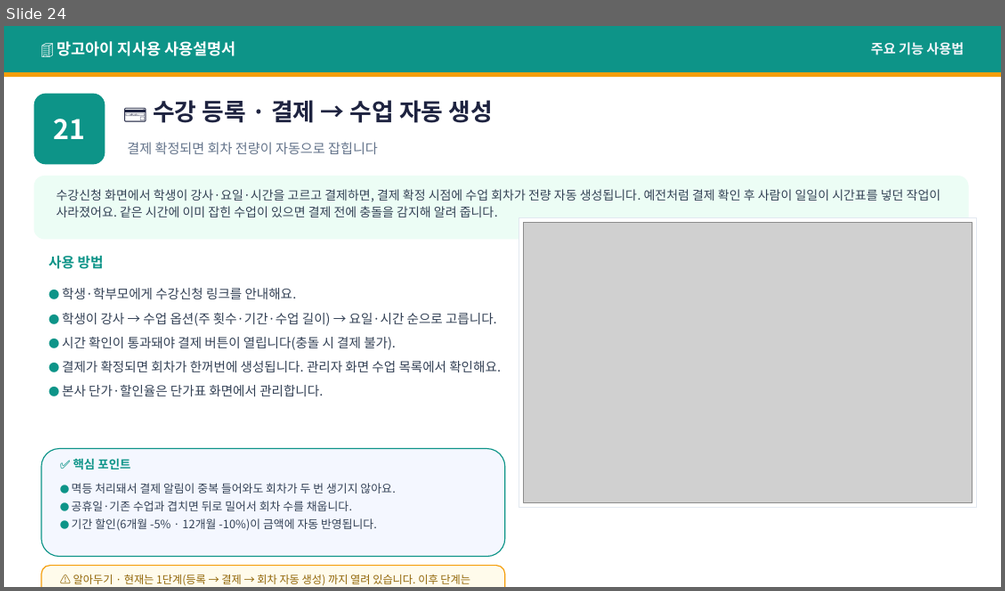
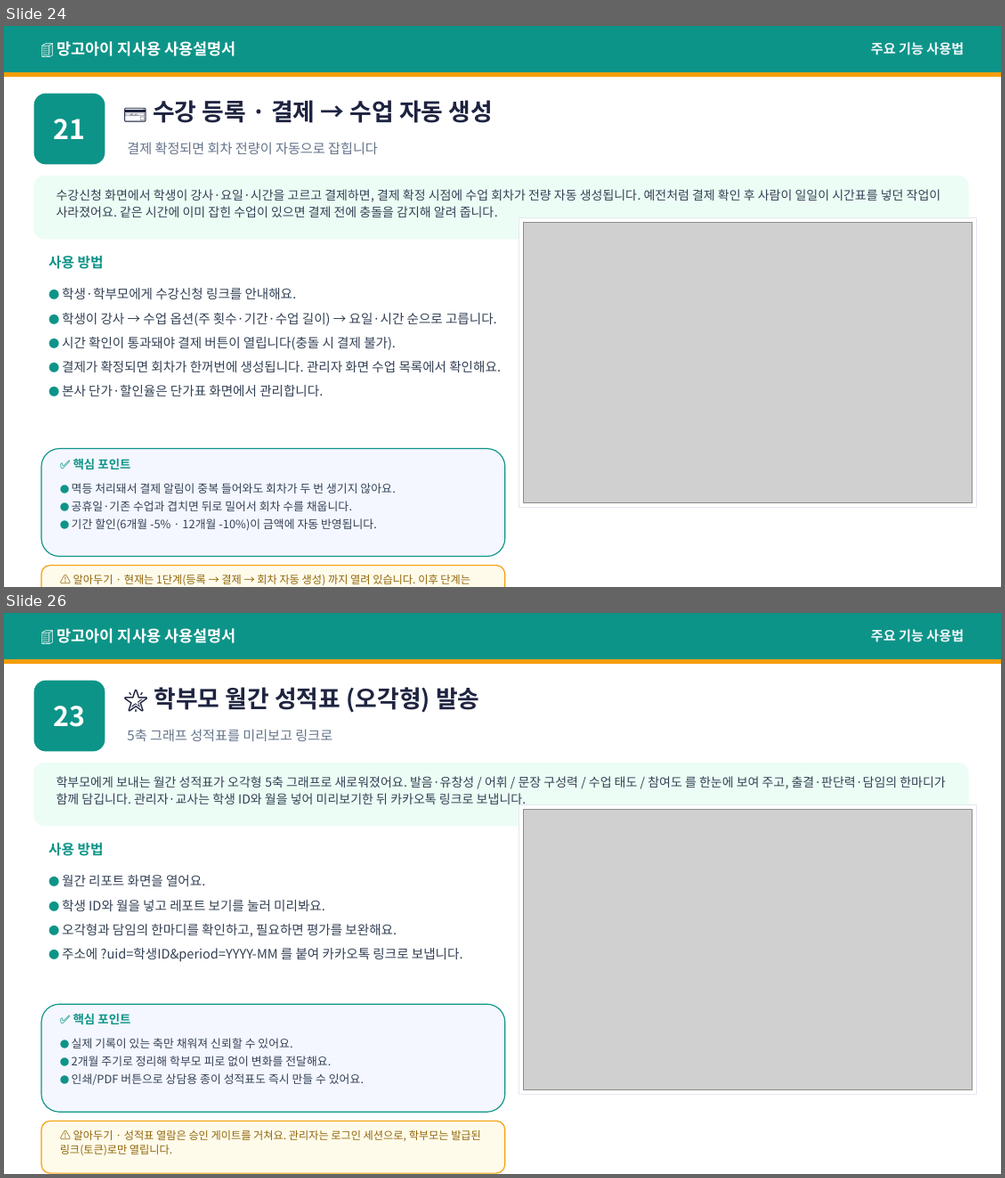
Before and after one commit to navy111p-sudo/mangoiweb, a slide deck: cloudflare-deploy/public/library/branch/hq-kr.pptx. Shown one above the other, each under a label of ours: slide 24 before the commit, slides 24 and 26 after it; the slides between them are not shown. The pictures are 1005x591 and 1005x1178 pixels, drawn with LibreOffice and Linux fonts; fonts in the diff are those of the drawing; grey boxes stand for pictures. Boxes give left, top, right and bottom in pixels: in the first picture for what was removed or moved away, otherwise in the second. Text is boxed around its words. In the diff, an @@ line names an element or a change of style, - is before the commit and + after.

```diff
--- a/cloudflare-deploy/public/library/branch/hq-kr.pptx
+++ b/cloudflare-deploy/public/library/branch/hq-kr.pptx
@@ slide 26 added at (x1=4, y1=613, x2=1001, y2=1174), background #FFFFFF @@
@@ rectangle added at (x1=4, y1=613, x2=1001, y2=659), fill #0D9488 @@
@@ text added at (x1=57, y1=628, x2=235, y2=643), 15 pt, text #FFFFFF, bold @@
+🏢 망고아이 지사용 사용설명서
@@ text added at (x1=871, y1=629, x2=963, y2=642), 13 pt, text #F1F5F9, bold @@
+주요 기능 사용법
@@ rectangle added at (x1=4, y1=659, x2=1001, y2=664), fill #F59E0B @@
@@ rounded rectangle added at (x1=34, y1=681, x2=105, y2=751), fill #0D9488 @@
@@ text added at (x1=154, y1=687, x2=479, y2=713), 23 pt, text #1E2340, bold @@
+🌟 학부모 월간 성적표 (오각형) 발송
@@ text added at (x1=54, y1=706, x2=86, y2=727), 26 pt, text #FFFFFF, bold @@
+23
@@ text added at (x1=127, y1=729, x2=332, y2=741), 13 pt, text #64748B @@
+5축 그래프 성적표를 미리보고 링크로
@@ rounded rectangle added at (x1=34, y1=763, x2=969, y2=826), fill #ECFDF5 @@
@@ text added at (x1=57, y1=776, x2=945, y2=804), 12 pt, text #334155 @@
+학부모에게 보내는 월간 성적표가 오각형 5축 그래프로 새로워졌어요. 발음·유창성 / 어휘 / 문장 구성력 / 수업 태도 / 참여도 를 한눈에 보여 주고, 출결·판단력·담임의 한마디가 함께 담깁니다. 관리자·교사는 학생 ID와 월을 넣어 미리보기한 뒤 카카오톡 링크로 보냅니다.
@@ rectangle added at (x1=519, y1=804, x2=977, y2=1094), fill #FFFFFF, outline #E2E8F0 1 pt @@
@@ picture added at (x1=524, y1=809, x2=972, y2=1089) @@
@@ text added at (x1=48, y1=842, x2=104, y2=856), 13.5 pt, text #0D9488, bold @@
+사용 방법
@@ text added at (x1=62, y1=875, x2=463, y2=962), 12.5 pt, text #334155 @@
+● 월간 리포트 화면을 열어요.
+● 학생 ID와 월을 넣고 레포트 보기를 눌러 미리봐요.
+● 오각형과 담임의 한마디를 확인하고, 필요하면 평가를 보완해요.
+● 주소에 ?uid=학생ID&period=YYYY-MM 를 붙여 카카오톡 링크로 보냅니다.
@@ rounded rectangle added at (x1=41, y1=1004, x2=505, y2=1111), fill #F4F7FF, outline #0D9488 1 pt @@
@@ text added at (x1=73, y1=1013, x2=130, y2=1025), 11.5 pt, text #0D9488, bold @@
+✅ 핵심 포인트
@@ text added at (x1=72, y1=1038, x2=364, y2=1085), 11 pt, text #334155 @@
+● 실제 기록이 있는 축만 채워져 신뢰할 수 있어요.
+● 2개월 주기로 정리해 학부모 피로 없이 변화를 전달해요.
+● 인쇄/PDF 버튼으로 상담용 종이 성적표도 즉시 만들 수 있어요.
@@ rounded rectangle added at (x1=41, y1=1121, x2=505, y2=1173), fill #FFFBEB, outline #F59E0B 1 pt @@
@@ text added at (x1=60, y1=1130, x2=481, y2=1156), 10.5 pt, text #92670A @@
+⚠️ 알아두기 · 성적표 열람은 승인 게이트를 거쳐요. 관리자는 로그인 세션으로, 학부모는 발급된 링크(토큰)로만 열립니다.
```
Also in this commit, not shown: 6 slides changed, 1 other slide added, 33 other files.
